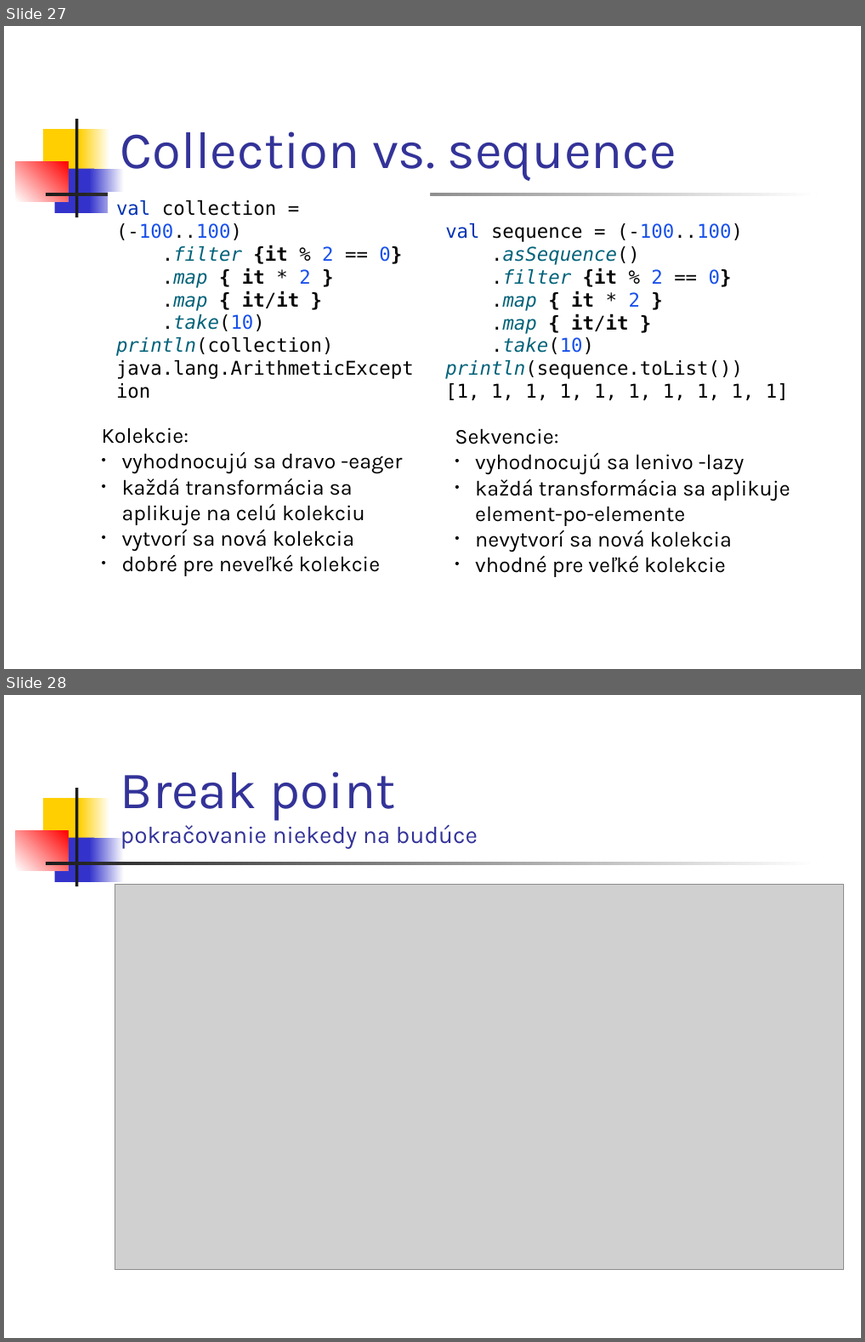
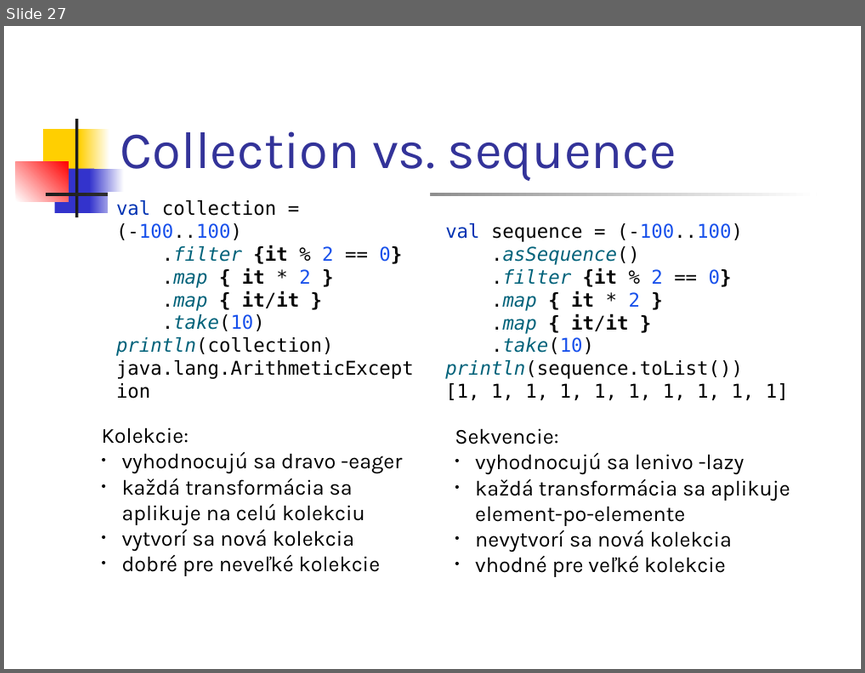
Before and after one commit to vmandro/Prednasky, a slide deck: 01/01_Kotlin.ppt. Shown one above the other, each under a label of ours: slides 27 and 28 before the commit, slide 27 after it. The pictures are 865x1342 and 865x673 pixels, drawn with LibreOffice and Linux fonts; fonts in the diff are those of the drawing; grey boxes stand for pictures. Boxes give left, top, right and bottom in pixels: in the first picture for what was removed or moved away, otherwise in the second. Text is boxed around its words. In the diff, an @@ line names an element or a change of style, - is before the commit and + after.

```diff
--- a/01/01_Kotlin.ppt
+++ b/01/01_Kotlin.ppt
@@ slide 28 removed at <box>4,695,861,1338</box>, background #FFFFFF; not listed: 7 template elements that a slide beside it also shows @@
@@ title removed at <box>120,771,477,849</box> @@
-Break point
-pokračovanie niekedy na budúce
@@ picture removed at <box>114,885,843,1270</box> @@
```
Also in this commit, not shown: 5 slides changed, 4 other files.
